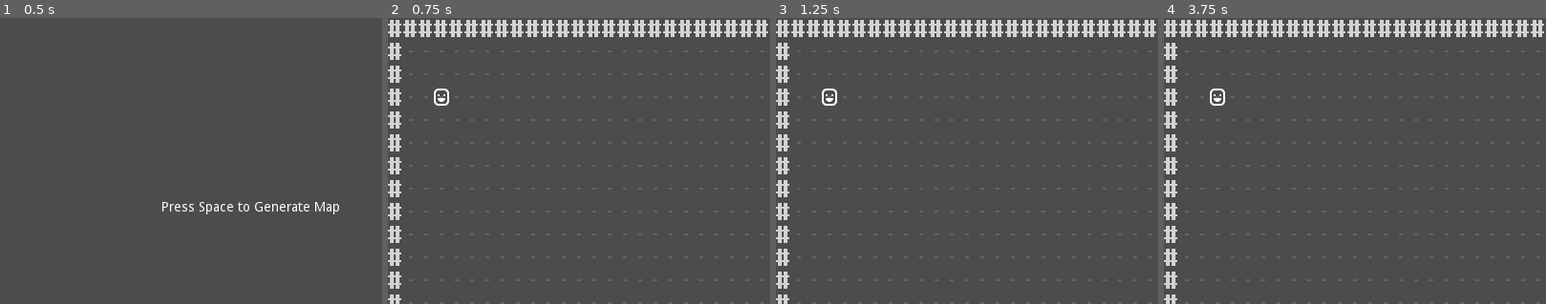
Above: before the commit, frames 1-4 (left to right).
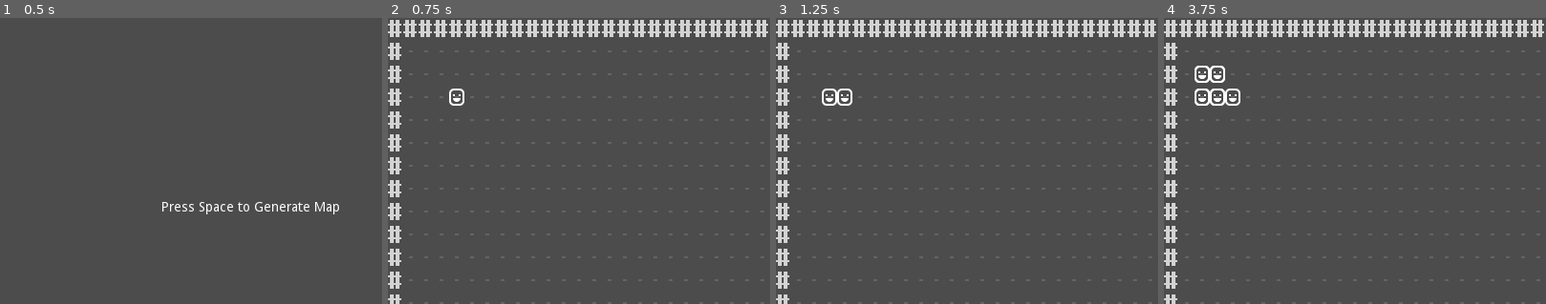
Above: after the commit, the same moments.

Repository: Zedalgo/GodotRogueSD
Game: Godot game, scene res://scene/main/MainScene.tscn
Two runs of this game, one before a commit and one after it. Both use one fixed random seed, a clock stepped at 60 frames per second and the inputs below.
Inputs (mouse positions are % of the whole screen's width and height, from its top left):
- Up to frame 1 (0.5 s): no input
- Up to frame 2 (0.75 s): tap Space (start_game) at 0.5 s; move the mouse to (72, 45) at 0.52 s; press the mouse at (72, 45) at 0.53 s; hold Right (move_right, bound only after the commit) from 0.53 s (still down)
- Up to frame 3 (1.25 s): keep holding Right (move_right, bound only after the commit); tap Space (start_game) at 0.8 s
- Up to frame 4 (3.75 s): tap Space (start_game) at 1.25, 1.35, 2, 2.3, 2.75, 2.85, 3.5 s; move the mouse to (30, 55) at 1.27 s; release Right (move_right, bound only after the commit) at 1.28 s; release the mouse at (30, 55) at 1.28 s; hold Down (move_down, bound only after the commit) 1.28-2.03 s; click (30, 55) at 1.55 s; move the mouse to (60, 28) at 2.02 s; press the mouse at (60, 28) at 2.03 s; hold Right (move_right, bound only after the commit) 2.03-2.78 s; move the mouse to (45, 70) at 2.77 s; release the mouse at (45, 70) at 2.78 s; hold Up (move_up, bound only after the commit) 2.78-3.53 s; click (45, 70) at 3.05 s; move the mouse to (80, 65) at 3.52 s; press the mouse at (80, 65) at 3.53 s; hold Left (move_left, bound only after the commit) from 3.53 s (still down)
The pictures show only the part of the screen within x 0-50%, y 0-50%; the shares and areas given below are measured in that part.

Frame 1 is identical in both runs. In frame 2, 0.3% of the frame differs, in the area x 12-20%, y 24-31%; in frame 3, 0.1%; in frame 4, 0.6%, in the area x 8-20%, y 16-31%.

Commit message:
player movement implimented

Diff:
--- a/MainScene.gd
+++ b/MainScene.gd
@@ -6,42 +6,46 @@
 
 var _new_GetCoord = preload("res://library/GetCoord.gd").new()
 
+var player:Sprite
+
+
 var map_walkable:Array
 
-var buffer_check:bool = false
+
 var map_generated:bool = false
 
-var time:float = 0
-var buffer_time:float = 0.2
-
-func ready():
+# Theoretically runs when the main scene happens for the first time
+func _ready():
 	randomize()
 
+# Handles player inputs
+func _unhandled_input(Input):
+	if Input.is_action_pressed("start_game"):
+		$SpaceToGenMap.visible = false
+		map_generated = true
+		print("generating map...")
+		generate_map()
+		print("map generated")
+	if Input.is_action_pressed("select"):
+		get_clicked_grid_tile()
+#	if Input.is_action_pressed("move_down"):
+#		print("move down")
+#	if Input.is_action_pressed("move_up"):
+#		print("move up")
+#	if Input.is_action_pressed("move_right"):
+#		print("move right")
+#	if Input.is_action_pressed("move_left"):
+#		 player_move(-1, 0)
 
-func _process(delta):
-	if buffer_check == true:
-		if map_generated == false:
-			if Input.is_action_pressed("start_game"):
-				_generate_map()
-				$SpaceToGenMap.visible = false
-				map_generated = true
-				buffer_check = false
-				time = 0
-		if Input.is_action_pressed("select"):
-			get_clicked_grid_tile()
-			buffer_check = false
-			time = 0
 
-	if time < buffer_time:
-		time += delta
-	elif buffer_check == false:
-		buffer_check = true
-	else:
-		pass
+func player_move(dx, dy):
+	player.x += dx
+	player.y += dy
+	return player
 
 
 # Currently generates a static map
-func _generate_map():
+func generate_map():
 	for i in range(1,32):
 		for j in range(1,16):
 			var _floor = _floor_scene.instance()
@@ -56,9 +60,9 @@
 			if (j == 0 || j == 16) || (i == 0 || i == 32):
 				_wall.position = Vector2(x, y)
 				get_parent().add_child(_wall)
-	var _player = _player_scene.instance()
-	_player.position = _new_GetCoord.index_to_vector(3, 3)
-	get_parent().add_child(_player)
+	player = _player_scene.instance()
+	player.position = _new_GetCoord.index_to_vector(3, 3)
+	get_parent().add_child(player)
 
 
 func get_clicked_grid_tile():
--- a/project.godot
+++ b/project.godot
@@ -34,6 +34,26 @@
 "events": [ Object(InputEventMouseButton,"resource_local_to_scene":false,"resource_name":"","device":0,"alt":false,"shi …(212 unchanged characters)…
  ]
 }
+move_up={
+"deadzone": 0.5,
+"events": [ Object(InputEventKey,"resource_local_to_scene":false,"resource_name":"","device":0,"alt":false,"shift":false,"control":false,"meta":false,"command":false,"pressed":false,"scancode":0,"physical_scancode":16777232,"unicode":0,"echo":false,"script":null)
+ ]
+}
+move_down={
+"deadzone": 0.5,
+"events": [ Object(InputEventKey,"resource_local_to_scene":false,"resource_name":"","device":0,"alt":false,"shift":false,"control":false,"meta":false,"command":false,"pressed":false,"scancode":0,"physical_scancode":16777234,"unicode":0,"echo":false,"script":null)
+ ]
+}
+move_left={
+"deadzone": 0.5,
+"events": [ Object(InputEventKey,"resource_local_to_scene":false,"resource_name":"","device":0,"alt":false,"shift":false,"control":false,"meta":false,"command":false,"pressed":false,"scancode":0,"physical_scancode":16777231,"unicode":0,"echo":false,"script":null)
+ ]
+}
+move_right={
+"deadzone": 0.5,
+"events": [ Object(InputEventKey,"resource_local_to_scene":false,"resource_name":"","device":0,"alt":false,"shift":false,"control":false,"meta":false,"command":false,"pressed":false,"scancode":0,"physical_scancode":16777233,"unicode":0,"echo":false,"script":null)
+ ]
+}
 
 [rendering]
 
--- /dev/null
+++ b/sprite/Player.gd
@@ -0,0 +1,20 @@
+extends Sprite
+
+var tile_height = 24
+var tile_width = 16
+
+
+# Handles player inputs
+func _unhandled_input(Input):
+	if Input.is_action_pressed("move_down"):
+		try_move(0, 1)
+	if Input.is_action_pressed("move_up"):
+		try_move(0, -1)
+	if Input.is_action_pressed("move_right"):
+		try_move(1, 0)
+	if Input.is_action_pressed("move_left"):
+		try_move(-1, 0)
+
+func try_move(dx, dy):
+	position.x += (dx * tile_width)
+	position.y += (dy * tile_height)
--- a/sprite/Player.tscn
+++ b/sprite/Player.tscn
@@ -1,6 +1,7 @@
-[gd_scene load_steps=3 format=2]
+[gd_scene load_steps=4 format=2]
 
 [ext_resource path="res://resource/CursesVectorMain 16x24.png" type="Texture" id=1]
+[ext_resource path="res://sprite/Player.gd" type="Script" id=2]
 
 [sub_resource type="AtlasTexture" id=1]
 flags = 4
@@ -10,3 +11,4 @@
 [node name="Player" type="Sprite"]
 z_index = 1
 texture = SubResource( 1 )
+script = ExtResource( 2 )
